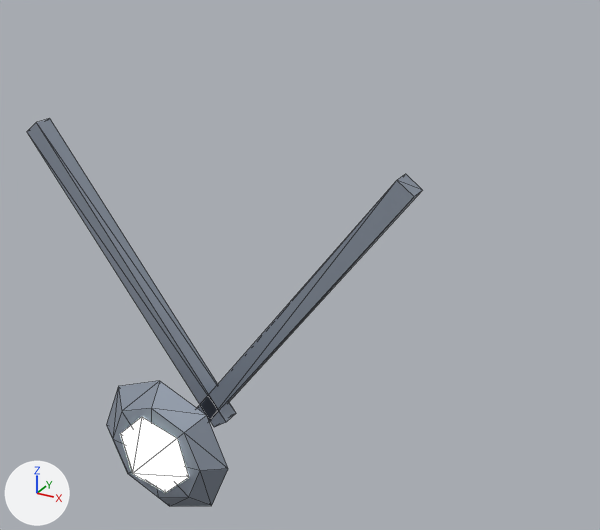
One commit to the glTF model public/assets/models/armor_amulet_uncommon_human.glb: the scene before it, then after it.
The view is the same before and after, from a camera (50 mm lens) standing at (20.5, -47.0, 121.7) and looking at (-0.8, -8.2, 102.3). The lights are fixed; the arrows at lower left show +X, +Y and +Z. The picture after the commit comes second. Mesh edges are drawn as thin lines. Vertices at exactly the same position are counted once.

In view in the first picture: 'armor_amulet_uncommon_human__spine_03'.
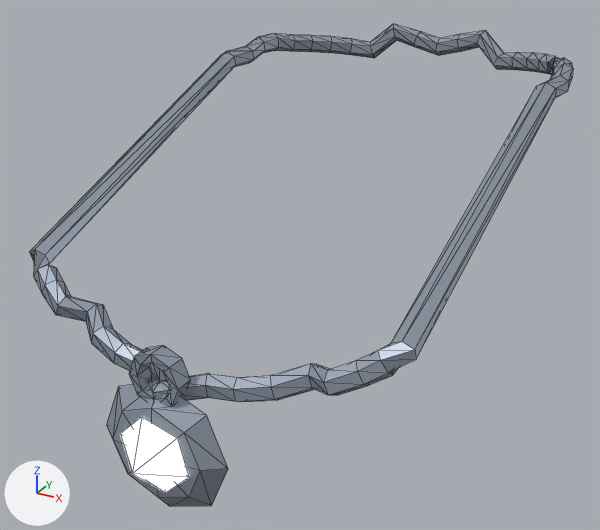
The change, as a list of edits to the scene's bpy script:
```text
Change me_armor_amulet_uncommon_human__spine_03_001:
    used by ob_armor_amulet_uncommon_human__spine_03; location = (0.0, 0.0, 0.0)
    remove me_armor_amulet_uncommon_human__spine_03_001.from_pydata(...)  # 42 vertices, 68 faces; spans x -10.0..10.0, y -24.7..-18.0, z 95.5..112.0
    add me_armor_amulet_uncommon_human__spine_03_001.from_pydata(...)  # 298 vertices, 588 faces; spans x -11.0..11.0, y -24.7..11.4, z 95.5..113.5
    me_armor_amulet_uncommon_human__spine_03_001 part 1: a new loose piece of 32 vertices spanning x -1.4..1.4, y -22.9..-22.0, z 101.2..103.9, in mat_armor_body
    me_armor_amulet_uncommon_human__spine_03_001 part 2
    16 vertices are removed from x -10.0..10.0, y -18.9..-18.0, z 97.9..112.0
    29 faces are deleted
    174 vertices are added at x -11.0..11.0, y -23.0..11.4, z 101.2..113.5
    14 new vertices lie (0.0, 0.0, 0.6) away from vertices in x -10.5..10.5, y -23.0..11.4, z 101.5..112.2
    11 new vertices lie (0.0, 0.5, -0.3) away from vertices in x -8.8..8.8, y -21.6..10.4, z 101.9..111.8
    7 new vertices lie (0.2, 0.0, 0.6) away from vertices in x -9.9..4.5, y -21.2..11.0, z 102.3..112.7
    8 new vertices lie (0.2, 0.0, -0.6) away from vertices in x -4.7..9.7, y -21.2..11.0, z 102.9..113.3
    7 new vertices lie (0.0, 0.1, -0.6) away from vertices in x -11.0..11.0, y 1.9..3.4, z 112.3..112.8
    7 new vertices lie (0.1, 0.0, 0.6) away from vertices in x -9.0..9.4, y -21.6..9.6, z 101.6..111.9
    7 new vertices lie (0.1, 0.0, -0.6) away from vertices in x 1.4..8.9, y -21.6..9.6, z 102.2..112.5
    5 new vertices lie (0.5, -0.1, 0.3) away from vertices in x -10.4..10.4, y -19.2..-0.4, z 104.4..111.5
    485 new faces join them, mat_armor_body
```

Pixel boxes [x1, y1, x2, y2] of what changed, in the pictures (600 x 530 px):
'armor_amulet_uncommon_human__spine_03', reshaped (37% wider, 24% taller)
    before: [27, 119, 422, 506]
    after: [30, 24, 573, 506]
part 1 of me_armor_amulet_uncommon_human__spine_03_001, added
    after: [129, 345, 191, 407]
part 2 of me_armor_amulet_uncommon_human__spine_03_001, built on
    before: [27, 119, 422, 427]
    after: [30, 24, 573, 415]
